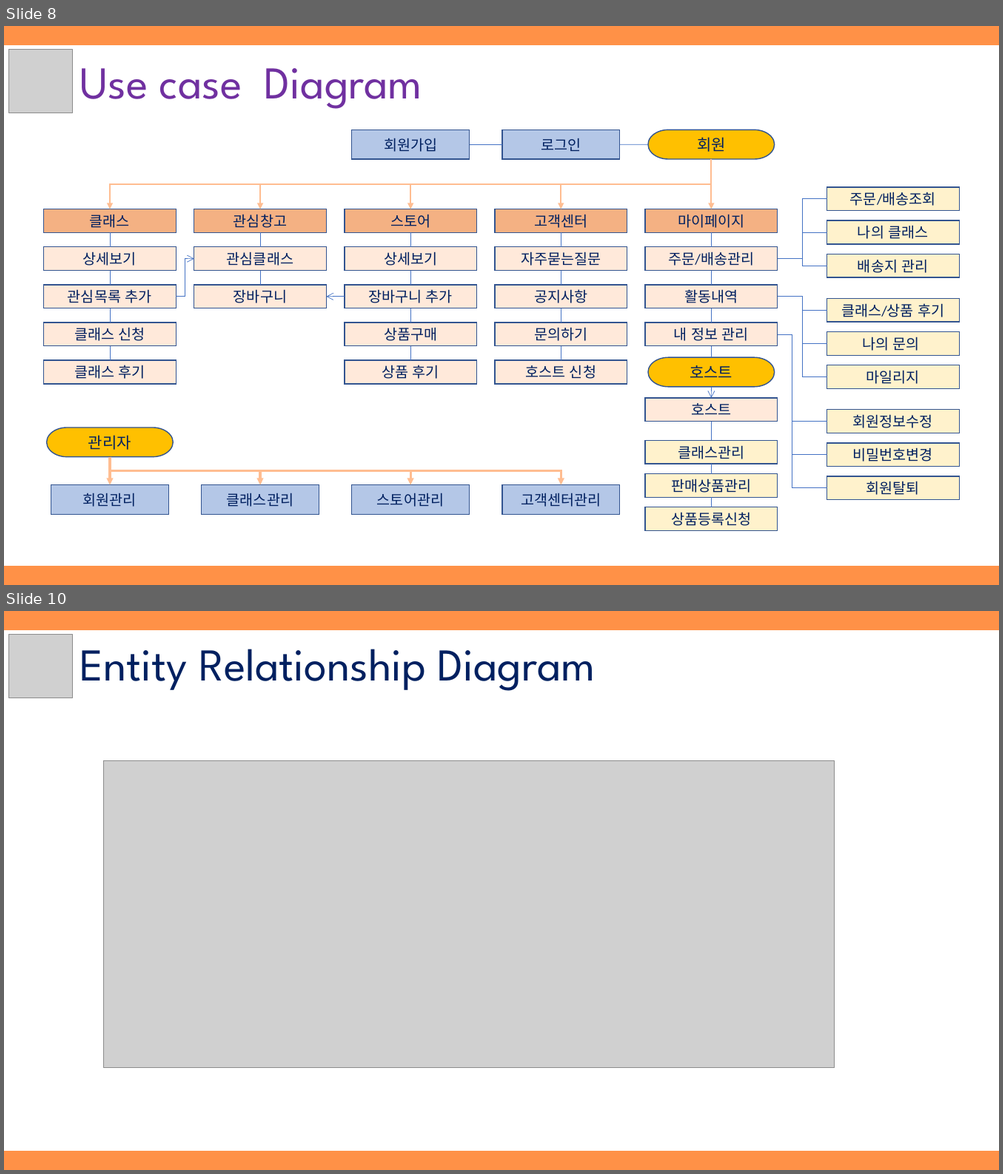
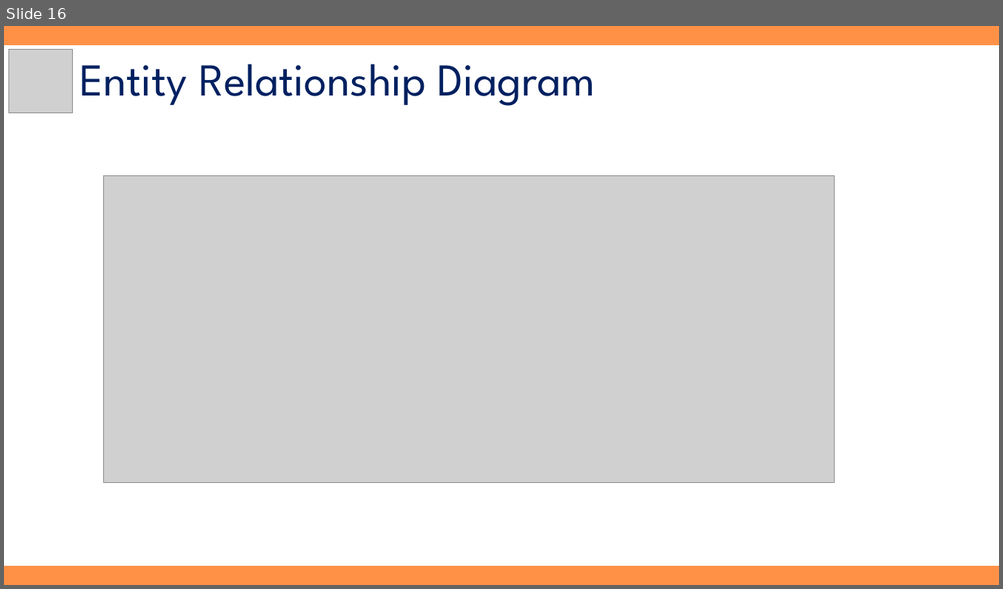
Before and after one commit to hhsw07/ezen-academy-projects, a slide deck: WebContent/jhk/document/3조 하비팩토리_제출용.pptx. Shown one above the other, each under a label of ours: slides 8 and 10 before the commit, slide 16 after it; the slides between them are not shown. The pictures are 1003x1174 and 1003x589 pixels, drawn with LibreOffice and Linux fonts; fonts in the diff are those of the drawing; grey boxes stand for pictures. Boxes give left, top, right and bottom in pixels: in the first picture for what was removed or moved away, otherwise in the second. Text is boxed around its words. In the diff, an @@ line names an element or a change of style, - is before the commit and + after.

```diff
--- a/WebContent/jhk/document/3조 하비팩토리_제출용.pptx
+++ b/WebContent/jhk/document/3조 하비팩토리_제출용.pptx
@@ slide 8 removed at (4,26,999,585), background #FF9147 @@
@@ rectangle removed at (4,45,999,565) @@
@@ picture removed at (9,50,73,113) @@
@@ text removed at (79,68,422,109) @@
-Use case Diagram
@@ group removed at (43,130,959,531): 41 rectangles, 23 lines, 9 elbow lines, 8 elbow arrows, 4 arrows, 3 pill shapes @@
-로그인
-회원가입
-관리자
-회원
-주문/배송조회
-나의 클래스
-배송지 관리
-클래스/상품 후기
-나의 문의
-마일리지
-회원정보수정
-비밀번호변경
-회원탈퇴
-클래스관리
-판매상품관리
-상품등록신청
-클래스
-상세보기
-관심목록 추가
-클래스 신청
-클래스 후기
-스토어
-상세보기
-장바구니 추가
-상품구매
-상품 후기
-고객센터
-자주묻는질문
-공지사항
-문의하기
-호스트 신청
-마이페이지
-호스트
-주문/배송관리
-활동내역
-내 정보 관리
-호스트
-클래스관리
-회원관리
-관심창고
-관심클래스
-장바구니
-스토어관리
-고객센터관리
@@ what was slide 10 is now slide 16 @@
```
Also in this commit, not shown: 7 slides changed, 31 slides added, 4 other slides removed, 2 other files.
